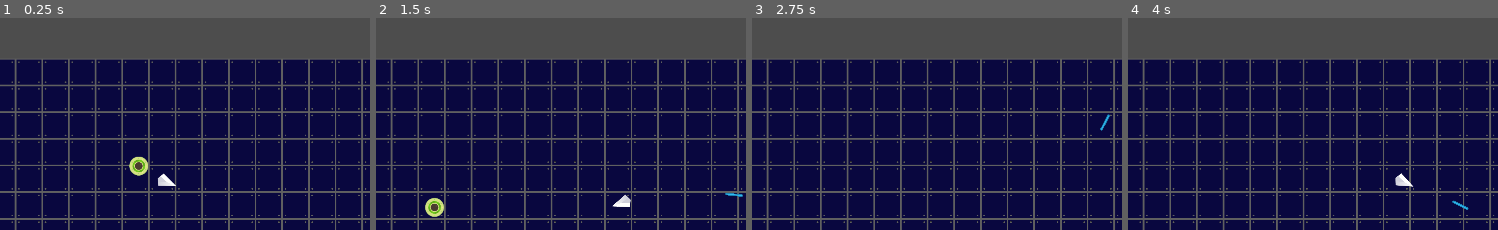
Above: before the commit, frames 1-4 (left to right).
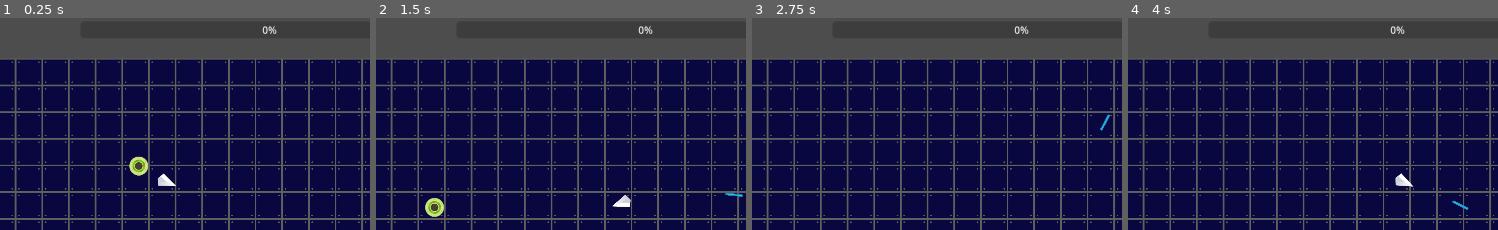
Above: after the commit, the same moments.

Repository: moenage/Overload
Game: Godot game, scene res://Scenes/Levels/level.tscn
The game is run twice, just before and just after one commit, with the same random seed, the same clock (stepped at 60 frames per second) and the same inputs.
Inputs (mouse positions are % of the whole screen's width and height, from its top left):
- Up to frame 1 (0.25 s): no input
- Up to frame 2 (1.5 s): move the mouse to (73, 44) at 0.52 s; press the mouse at (73, 44) at 0.53 s; hold D (right) 0.53-1.28 s; move the mouse to (28, 55) at 1.27 s; release the mouse at (28, 55) at 1.28 s; hold S (down) from 1.28 s (still down); click (28, 55) at 1.35 s
- Up to frame 3 (2.75 s): move the mouse to (60, 26) at 2.02 s; release S (down) at 2.03 s; press the mouse at (60, 26) at 2.03 s; hold D (right) from 2.03 s (still down)
- Up to frame 4 (4 s): move the mouse to (44, 71) at 2.77 s; release D (right) at 2.78 s; release the mouse at (44, 71) at 2.78 s; hold W (up) 2.78-3.53 s; click (44, 71) at 2.85 s; move the mouse to (82, 66) at 3.52 s; press the mouse at (82, 66) at 3.53 s; hold A (left) from 3.53 s (still down)
The pictures show only the part of the screen within x 13-63%, y 1-51%; the shares and areas given below are measured in that part.

The runs differ from the first frame. In frame 1, less than 0.1% of the frame differs, in the area x 71-75%, y 3-8%; in frame 2, less than 0.1%; in frame 3, less than 0.1%; in frame 4, less than 0.1%.

Commit message:
added enemy hp bars and overload ui

Diff:
--- /dev/null
+++ b/Scenes/Enemies/Enemy1/Control.gd
@@ -0,0 +1,10 @@
+extends Control
+
+
+# Called when the node enters the scene tree for the first time.
+func _ready():
+	pass # Replace with function body.
+
+# Called every frame. 'delta' is the elapsed time since the previous frame.
+func _process(delta):
+	rotation = -get_parent().rotation
--- /dev/null
+++ b/Scenes/Enemies/Enemy1/HP.gd
@@ -0,0 +1,10 @@
+extends ProgressBar
+
+# Called when the node enters the scene tree for the first time.
+func _ready():
+	pass # Replace with function body.
+
+
+# Called every frame. 'delta' is the elapsed time since the previous frame.
+func _process(_delta):
+	value = get_parent().get_parent().health * 100 / get_parent().get_parent().max_health
--- a/Scenes/Enemies/Enemy1/enemy_1.gd
+++ b/Scenes/Enemies/Enemy1/enemy_1.gd
@@ -3,8 +3,9 @@
 class_name Enemy
 
 @export var health = 50
+var max_health = health
+@export var speed: float = 200.0
 
-@export var speed: float = 200.0
 var target: CharacterBody2D
 var levelNode: Node2D
 
@@ -20,7 +21,6 @@
 	look_at(target.position)
 	move_and_slide()
 
-
 func _on_shoot_laser_timeout():
 	var laserDir = (target.global_position - global_position).normalized()
 
--- a/Scenes/Enemies/Enemy1/enemy_1.tscn
+++ b/Scenes/Enemies/Enemy1/enemy_1.tscn
@@ -1,7 +1,9 @@
-[gd_scene load_steps=3 format=3 uid="uid://bx01r5ikeih0n"]
+[gd_scene load_steps=5 format=3 uid="uid://bx01r5ikeih0n"]
 
 [ext_resource type="Script" path="res://Scenes/Enemies/Enemy1/enemy_1.gd" id="1_bjrur"]
 [ext_resource type="Texture2D" uid="uid://edmehrxmn2xa" path="res://Assets/Sprites/Enemies/ship_sidesA.png" id="2_ijn0r"]
+[ext_resource type="Script" path="res://Scenes/Enemies/Enemy1/Control.gd" id="3_054ay"]
+[ext_resource type="Script" path="res://Scenes/Enemies/Enemy1/HP.gd" id="3_pnevu"]
 
 [node name="Enemy1" type="CharacterBody2D"]
 scale = Vector2(1.5, 1.5)
@@ -30,4 +32,21 @@
 [node name="LaserPoint" type="Marker2D" parent="."]
 position = Vector2(56, 0)
 
+[node name="UI" type="Control" parent="."]
+layout_mode = 3
+anchors_preset = 0
+offset_right = 109.0
+offset_bottom = 99.0
+script = ExtResource("3_054ay")
+
+[node name="HP" type="ProgressBar" parent="UI"]
+offset_left = -37.0
+offset_top = 48.6667
+offset_right = 210.0
+offset_bottom = 104.667
+scale = Vector2(0.3, 0.3)
+value = 100.0
+show_percentage = false
+script = ExtResource("3_pnevu")
+
 [connection signal="timeout" from="ShootLaser" to="." method="_on_shoot_laser_timeout"]
--- /dev/null
+++ b/Scenes/Levels/HPbars.gd
@@ -0,0 +1,12 @@
+extends Node2D
+
+var HPbarScene: PackedScene = preload("res://Scenes/UI/hpbar.tscn")
+
+# Called when the node enters the scene tree for the first time.
+func _ready():
+	pass # Replace with function body.
+
+
+# Called every frame. 'delta' is the elapsed time since the previous frame.
+func _process(delta):
+	pass
--- a/Scenes/Levels/level.gd
+++ b/Scenes/Levels/level.gd
@@ -6,11 +6,9 @@
 @export var maxxCoord: int = 2563
 @export var maxyCoord: int = 1400
 
-
 #Getting scenes
 var laserScene: PackedScene = preload("res://Scenes/Projectiles/laser.tscn")
 var enemyScene: PackedScene = preload("res://Scenes/Enemies/Enemy1/enemy_1.tscn")
-
 
 # Spawn Bullet from player
 func _on_player_shot_laser(pos, laserDir):
--- a/Scenes/Levels/level.tscn
+++ b/Scenes/Levels/level.tscn
@@ -1,13 +1,30 @@
-[gd_scene load_steps=5 format=3 uid="uid://c1mkior2cddt4"]
+[gd_scene load_steps=6 format=3 uid="uid://c1mkior2cddt4"]
 
 [ext_resource type="PackedScene" uid="uid://cses2ossl5e6r" path="res://Scenes/Players/player.tscn" id="1_rpy3c"]
 [ext_resource type="Script" path="res://Scenes/Levels/level.gd" id="1_tqjyy"]
 [ext_resource type="PackedScene" uid="uid://c72lp7nc2nm1d" path="res://Scenes/Objects/Floor/floor.tscn" id="2_bk3w6"]
+[ext_resource type="Script" path="res://Scenes/Levels/overloadBar.gd" id="5_iluer"]
 [ext_resource type="PackedScene" uid="uid://ccxf1x0oylguv" path="res://Scenes/ProtectMe/protect_me.tscn" id="5_kkfh7"]
 
 [node name="Level" type="Node2D"]
 script = ExtResource("1_tqjyy")
 metadata/_edit_lock_ = true
+
+[node name="UI" type="CanvasLayer" parent="."]
+follow_viewport_enabled = true
+
+[node name="overloadBar" type="ProgressBar" parent="UI"]
+anchors_preset = -1
+anchor_left = -0.446
+anchor_top = -0.404
+anchor_right = -0.446
+anchor_bottom = -0.404
+offset_left = 911.32
+offset_top = -5.67999
+offset_right = 1517.32
+offset_bottom = 21.32
+scale = Vector2(3, 3)
+script = ExtResource("5_iluer")
 
 [node name="Middle" type="Node2D" parent="."]
 position = Vector2(960, 540)
--- /dev/null
+++ b/Scenes/Levels/overloadBar.gd
@@ -0,0 +1,10 @@
+extends ProgressBar
+
+
+# Called when the node enters the scene tree for the first time.
+func _ready():
+	pass # Replace with function body.
+
+# Called every frame. 'delta' is the elapsed time since the previous frame.
+func _process(delta):
+	value = $"../../Player".overload
--- /dev/null
+++ b/Scenes/UI/hpbar.gd
@@ -0,0 +1,7 @@
+extends ProgressBar
+
+# Called every frame. 'delta' is the elapsed time since the previous frame.
+func _process(delta):
+	value = $Enemies.health
+	if value == 0:
+		queue_free()
--- /dev/null
+++ b/Scenes/UI/hpbar.tscn
@@ -0,0 +1,15 @@
+[gd_scene load_steps=2 format=3 uid="uid://3ah1v1b7ak84"]
+
+[ext_resource type="Script" path="res://Scenes/UI/hpbar.gd" id="1_323e7"]
+
+[node name="HPbar" type="ProgressBar"]
+anchors_preset = 15
+anchor_right = 1.0
+anchor_bottom = 1.0
+offset_right = -9.0
+offset_bottom = -7.0
+grow_horizontal = 2
+grow_vertical = 2
+value = 100.0
+show_percentage = false
+script = ExtResource("1_323e7")
